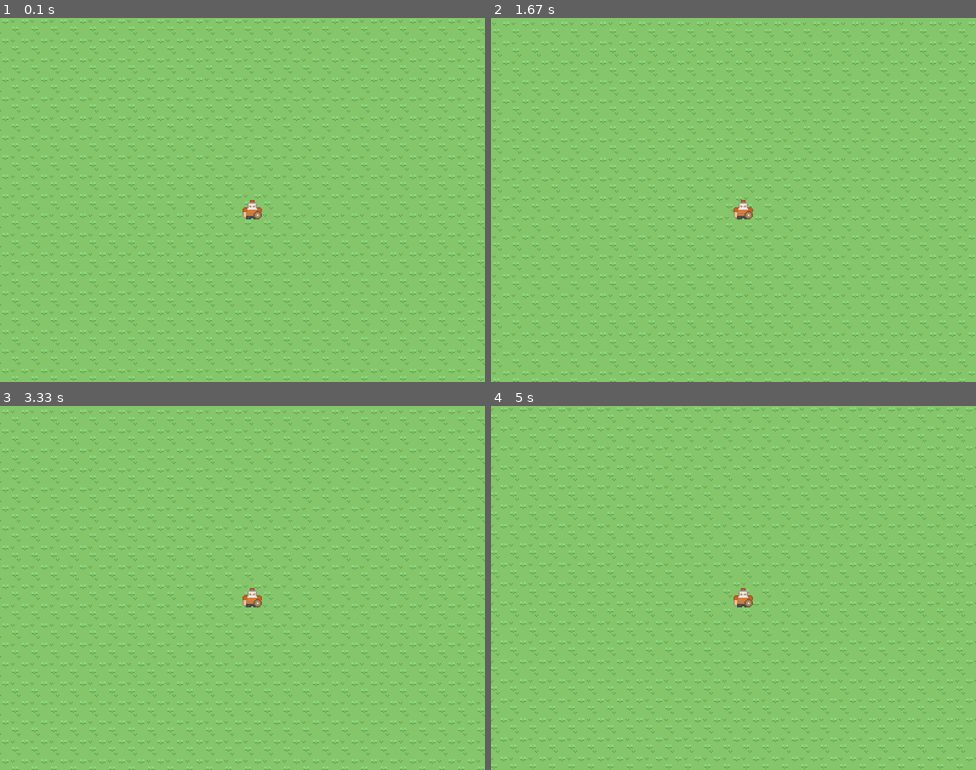
Above: before the commit, frames 1-4 (two rows, left to right).
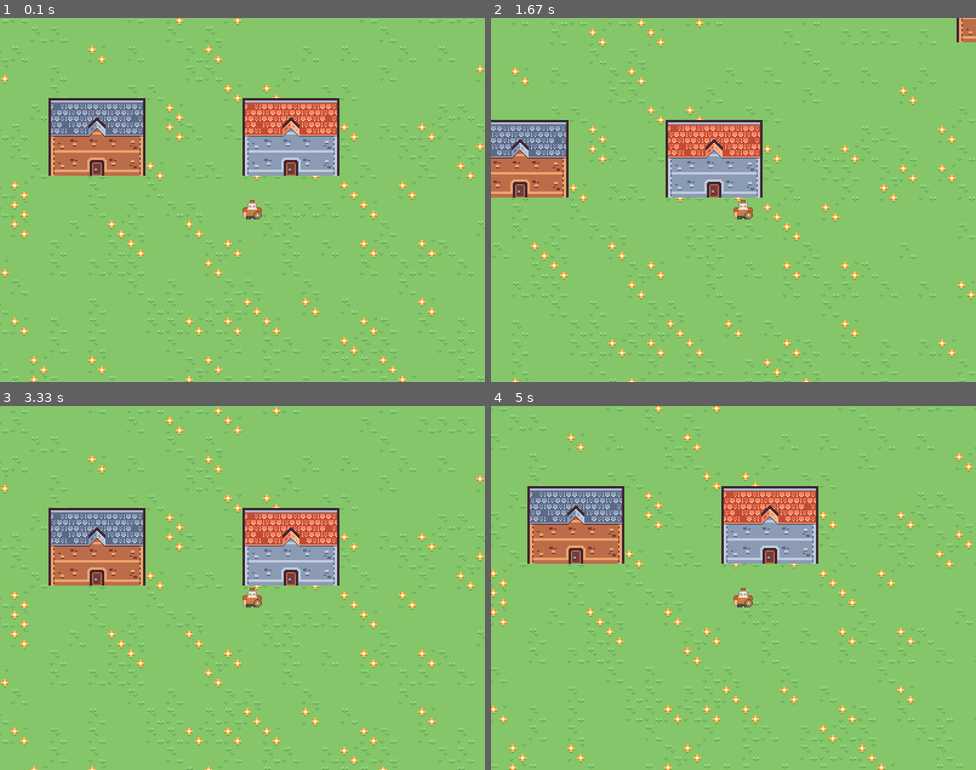
Above: after the commit, the same moments.

Repository: stufflebeem/pygame
Game: pygame game, started from game.py
The game is run twice, just before and just after one commit, with the same random seed, the same clock (stepped at 60 frames per second) and the same inputs.
Inputs:
- Up to frame 1 (0.1 s): no input
- Up to frame 2 (1.67 s): hold Right 0.33-0.8 s; hold Up 0.83-1.13 s; hold Right 1.17-1.63 s
- Up to frame 3 (3.33 s): hold Left 1.67-2.2 s; hold Down 2.23-2.53 s; hold Left 2.57-2.97 s; hold Up from 3 s (still down)
- Up to frame 4 (5 s): release Up at 3.37 s; hold Right 3.4-4.03 s; hold Down 4.07-4.43 s; hold Left 4.47-4.93 s; hold Right from 4.97 s (still down)

The runs differ from the first frame. In frame 1, 14% of the frame differs, in the area x 0-100%, y 0-100%; in frame 2, 14%; in frame 3, 14%; in frame 4, 14%.

Commit message:
5 NOV 2025
Created border of trees, modified the background to include different types of grass, started on castle building and removed dynamic zoom feature.

Diff:
--- a/game.py
+++ b/game.py
@@ -18,20 +18,21 @@
 # creates a surface that can be modified for zoom function
 game_surface = pygame.Surface((WIDTH, HEIGHT)).convert_alpha()
 
-# creates surface for house
-brick_house_surface = pygame.Surface((5*16, 4*16)).convert_alpha()
-
 # creates background
-grass = Tiles(background)
+grass = Tiles()
+fortress = Castle()
 
 
 # creates player robert centered in the map
-robert = Player(items, (grass.map_width*grass.tile_size)/2, (grass.map_height*grass.tile_size)/2, player_speed)
+robert = Player(items, (map_width*tile_size)/2, (map_height*tile_size)/2, player_speed)
 
 # create a variety of houses on the map
-house_group = pygame.sprite.Group()
-
-brick_houses = House(brick_house_surface, stone_house)
+houses_group = pygame.sprite.Group()
+for _ in range (5):
+     houses_group.add(House(brick_house))
+for _ in range (5):
+     houses_group.add(House(stone_house))
+tree = Tree()
 
 while running:
     # poll for events
@@ -53,19 +54,19 @@
     screen.blit(zoomed_surface, zoom_rect)
 
     # functions
-    robert.keys(grass)
+    robert.keys()
 
     # allows the zoom to be changed by using the + and - keys
-    keys = pygame.key.get_pressed()
-    if keys[pygame.K_EQUALS]:
-            zoom_level += zoom_speed
-    if keys[pygame.K_MINUS]:
-           zoom_level -= zoom_speed
+
 
     # drawing
     grass.draw(game_surface, camera_x, camera_y)
+    tree.draw(game_surface, camera_x, camera_y)
+    for house in houses_group:
+        house.draw(game_surface, camera_x, camera_y)
+    fortress.draw(game_surface, camera_x, camera_y)
     robert.draw(game_surface)
-    brick_houses.draw(brick_house_surface, game_surface, camera_x, camera_y)
+
     # flip() the display to put your work on the screen
     pygame.display.flip()
 
--- a/game_data.py
+++ b/game_data.py
@@ -1,7 +1,8 @@
 WIDTH = 800
 HEIGHT = 600
-map_width = 80
+map_width = 120
 map_height = 80
+tile_size = 16
 model = "model_1"
 pants = "pants_1"
 boots = "boots_1"
@@ -13,8 +14,27 @@
 zoom_level = 2
 zoom_speed = 0.05
 player_speed = 1
-background = "town/tiles/grass_green/tile_0001.png"
-
+background = {
+    'grass_1':{'img':"town/tiles/grass_green/tile_0000.png"},
+    'grass_2':{'img':"town/tiles/grass_green/tile_0001.png"},
+    'grass_3':{'img':"town/tiles/grass_green/tile_0002.png"},
+    'grass_4':{'img':"town/tiles/grass_green/tile_0017.png"}
+}
+
+castle = {
+    'gate_top_left':{'img':"town/tiles/castle/tile_0113.png", 'pos_x':(6,7),'pos_y':(8,9)},
+    'gate_top_right':{'img':"town/tiles/castle/tile_0114.png", 'pos_x':(7,8),'pos_y':(8,9)},
+    'gate_bottom_left':{'img':"town/tiles/castle/tile_0123.png", 'pos_x':(6,7),'pos_y':(9,10)},
+    'gate_bottom_right':{'img':"town/tiles/castle/tile_0124.png", 'pos_x':(7,8),'pos_y':(9,10)},
+    'keep_wall':{'img':"town/tiles/castle/tile_0126.png", 'pos_x':(5,9),'pos_y':(6,8)},
+    'keep_wall_lower_left':{'img':"town/tiles/castle/tile_0126.png", 'pos_x':(5,6),'pos_y':(8,10)},
+    'keep_wall_lower_right':{'img':"town/tiles/castle/tile_0126.png", 'pos_x':(8,9),'pos_y':(8,10)},
+    'keep_wall_left':{'img':"town/tiles/castle/tile_0124.png", 'pos_x':(4,5),'pos_y':(6,10)},
+    'keep_wall_right':{'img':"town/tiles/castle/tile_0123.png", 'pos_x':(9,10),'pos_y':(6,10)},
+
+
+
+}
 brick_house = {
     'wall':{'img':"town/tiles/building_brick/tile_0073.png", 'pos_x':(1,4),'pos_y':(2,4)},
     'wall_left':{'img':"town/tiles/building_brick/tile_0072.png",'pos_x':(0,1),'pos_y':(2,4)},
@@ -28,6 +48,15 @@
     'roof_right_corner':{'img':"town/tiles/roof_stone/tile_0050.png",'pos_x':(4,5),'pos_y':(0,1)},
     'roof_arch':{'img':"town/tiles/roof_stone/tile_0063.png",'pos_x':(2,3),'pos_y':(1,2)}
 }
+
+trees = {
+    'tree_center':{'img':"town/tiles/trees_green/tile_0019.png"},
+    'tree_bottom':{'img':"town/tiles/trees_green/tile_0031.png"},
+    'tree_top':{'img':"town/tiles/trees_green/tile_0007.png"},
+    'tree_left':{'img':"town/tiles/trees_green/tile_0020.png"},
+    'tree_right':{'img':"town/tiles/trees_green/tile_0018.png"}
+}
+
 stone_house = {
     'wall':{'img':"town/tiles/building_stone/tile_0077.png", 'pos_x':(1,4),'pos_y':(2,4)},
     'wall_left':{'img':"town/tiles/building_stone/tile_0076.png",'pos_x':(0,1),'pos_y':(2,4)},
--- a/map.py
+++ b/map.py
@@ -1,45 +1,114 @@
 import pygame
 from game_data import *
-from random import randint
+from random import *
 from player import *
 
 # Creates a class called tiles to create maps and backgrounds
 class Tiles():
-    def __init__(self, tile):
-       """initializes the tile, creates variables for the map"""
-       self.image = pygame.image.load(tile).convert_alpha()
-       self.tile_size = 16
-       self.map_width = map_width
-       self.map_height = map_height
+    def __init__(self):
+        """initializes the tile, creates variables for the map"""
+
+        self.grass_1 = pygame.image.load(background['grass_1']['img']).convert_alpha()
+        self.grass_2 = pygame.image.load(background['grass_2']['img']).convert_alpha()
+        self.grass_3 = pygame.image.load(background['grass_3']['img']).convert_alpha()
+
+        self.tile_map = []
+        for y in range(map_height):
+            row = []
+            for x in range(map_width):
+                if randint(1,100) <=10:
+                    row.append(self.grass_3)
+                if randint(1,100) <=30:
+                    row.append(self.grass_2)
+                else:
+                    row.append(self.grass_1)
+            self.tile_map.append(row)
 
     def draw(self,surface, camera_x, camera_y):
         """draws the tiles on a surface the size of the map and shows the area visible on the screen"""
-        for x in range(self.map_width):
-            for y in range(self.map_height):
-                tile_world_x = x * self.tile_size
-                tile_world_y = y * self.tile_size
-                screen_x = tile_world_x - camera_x
-                screen_y = tile_world_y - camera_y
-                surface.blit(self.image, (screen_x,screen_y))
+        for x in range(map_width):
+            for y in range(map_height):
+                tile = self.tile_map[y][x]
+                screen_x = x * tile_size - camera_x
+                screen_y = y * tile_size - camera_y
+                surface.blit(tile, (screen_x,screen_y))
 
 # Creates a class called house
-class House():
-    def __init__(self,surface,type):
+class House(pygame.sprite.Sprite):
+    def __init__(self,type):
+        pygame.sprite.Sprite.__init__(self)
         self.type = type
-        self.tile_size = 16
         self.house_width = 5
         self.house_height = 4
+        self.image = pygame.Surface([self.house_width*16,self.house_height*16]).convert_alpha()
+        self.rect = self.image.get_rect()
 
         for i in self.type:
             for x in range (self.type[i]['pos_x'][0],self.type[i]['pos_x'][1]):
                 for y in range(self.type[i]['pos_y'][0],self.type[i]['pos_y'][1]):
-                    surface_x = x * self.tile_size
-                    surface_y = y * self.tile_size
-                    surface.blit(pygame.image.load(self.type[i]['img']), (surface_x, surface_y))
-        self.map_x = randint(0,map_width)*self.house_width
-        self.map_y = randint(0,map_height)*self.house_width
+                    surface_x = x * tile_size
+                    surface_y = y * tile_size
+                    self.image.blit(pygame.image.load(self.type[i]['img']), (surface_x, surface_y))
+        self.map_x = randrange(int(0+WIDTH/2),int(map_width*16-WIDTH/2-self.house_width*16),self.house_width*16)
+        self.map_y = randrange(int(0+HEIGHT/2),int(map_height*16-HEIGHT/2-self.house_height*16),self.house_height*16*2)
 
-    def draw(self, sprite_surface, screen_surface, camera_x, camera_y):
+    def draw(self, screen_surface, camera_x, camera_y):
         screen_x = self.map_x - camera_x
         screen_y = self.map_y - camera_y
-        screen_surface.blit(sprite_surface, (screen_x, screen_y))
+        screen_surface.blit(self.image, (screen_x, screen_y))
+
+class Tree(pygame.sprite.Sprite):
+    def __init__(self):
+        pygame.sprite.Sprite.__init__(self)
+        self.trees_width = map_width
+        self.trees_height = map_height
+        self.image = pygame.Surface([self.trees_width*tile_size,self.trees_height*tile_size],pygame.SRCALPHA)
+        self.image = self.image.convert_alpha()
+        self.image.fill((0,0,0,0))
+        self.rect = self.image.get_rect()
+
+        for x in range (self.trees_width):
+            for y in range(self.trees_height):
+                surface_x = x * tile_size
+                surface_y = y * tile_size
+                if x < 12 or x > (self.trees_width-12) or y < 9 or y > (self.trees_height-9):
+                    self.image.blit(pygame.image.load(trees['tree_center']['img']),(surface_x, surface_y))
+                if x == 12:
+                    self.image.blit(pygame.image.load(trees['tree_left']['img']),(surface_x, surface_y))
+                if x == self.trees_width-12:
+                    self.image.blit(pygame.image.load(trees['tree_right']['img']),(surface_x, surface_y))
+                if y == 9:
+                    self.image.blit(pygame.image.load(trees['tree_bottom']['img']),(surface_x, surface_y))
+                if y == self.trees_height-9:
+                    self.image.blit(pygame.image.load(trees['tree_top']['img']),(surface_x, surface_y))
+        self.map_x = 0
+        self.map_y = 0
+
+    def draw(self, screen_surface, camera_x, camera_y):
+        screen_x = self.map_x - camera_x
+        screen_y = self.map_y - camera_y
+        screen_surface.blit(self.image, (screen_x, screen_y))
+
+class Castle(pygame.sprite.Sprite):
+    def __init__(self):
+        pygame.sprite.Sprite.__init__(self)
+        self.castle_width = 14
+        self.castle_height = 10
+        self.image = pygame.Surface([self.castle_width*tile_size,self.castle_height*tile_size],pygame.SRCALPHA)
+        self.image = self.image.convert_alpha()
+        self.image.fill((0,0,0,0))
+        self.rect = self.image.get_rect()
+
+        for i in castle:
+            for x in range (castle[i]['pos_x'][0],castle[i]['pos_x'][1]):
+                for y in range(castle[i]['pos_y'][0],castle[i]['pos_y'][1]):
+                    surface_x = x * tile_size
+                    surface_y = y * tile_size
+                    self.image.blit(pygame.image.load(castle[i]['img']), (surface_x, surface_y))
+        self.map_x = randrange(int(0+WIDTH/2),int(map_width*tile_size-WIDTH/2-self.castle_width*tile_size),self.castle_width*tile_size)
+        self.map_y = randrange(int(0+HEIGHT/2),int(map_height*tile_size-HEIGHT/2-self.castle_height*tile_size),self.castle_height*tile_size*2)
+
+    def draw(self, screen_surface, camera_x, camera_y):
+        screen_x = self.map_x - camera_x
+        screen_y = self.map_y - camera_y
+        screen_surface.blit(self.image, (screen_x, screen_y))
--- a/player.py
+++ b/player.py
@@ -43,30 +43,32 @@
            sprite = self.items.load_items(b)
            surface.blit(sprite["sprite"],(WIDTH/2,HEIGHT/2))
 
-    def keys(self, tiles):
+
+    def keys(self):
         """takes keystroke inputs and changes the position of the sprite on the map relative to
         the speed"""
         keys = pygame.key.get_pressed()
+        self.zoom_level = zoom_level
 
-        map_width = tiles.map_width * tiles.tile_size
-        map_height = tiles.map_height * tiles.tile_size
+        self.map_width = map_width * tile_size
+        self.map_height = map_height * tile_size
 
-        if (keys[pygame.K_LEFT] or keys[pygame.K_a]) and self.world_x > 0 + WIDTH/2:
+        if (keys[pygame.K_LEFT] or keys[pygame.K_a]) and self.world_x > 0 + WIDTH/(2*zoom_level)+10:
             self.world_x -= self.speed
-        if (keys[pygame.K_RIGHT] or keys[pygame.K_d]) and self.world_x < map_width - WIDTH/2:
+        if (keys[pygame.K_RIGHT] or keys[pygame.K_d]) and self.world_x < self.map_width - WIDTH/(2*zoom_level)-10:
             self.world_x += self.speed
-        if (keys[pygame.K_DOWN] or keys[pygame.K_s]) and self.world_y < map_height - HEIGHT/2:
+        if (keys[pygame.K_DOWN] or keys[pygame.K_s]) and self.world_y < self.map_height - HEIGHT/(2*zoom_level)-10:
             self.world_y += self.speed
-        if (keys[pygame.K_UP] or keys[pygame.K_w]) and self.world_y > 0 + HEIGHT/2:
+        if (keys[pygame.K_UP] or keys[pygame.K_w]) and self.world_y > 0 + HEIGHT/(2*zoom_level)+10:
             self.world_y -= self.speed
 
-        """changes the speed of the sprite based on LSHIFT and LCRTL inputs"""
-        keys = pygame.key.get_pressed()
+            # changes the speed of the sprite based on LSHIFT and LCRTL inputs
         if keys[pygame.K_LSHIFT]:
             self.speed += 0.1
         if keys[pygame.K_LCTRL]:
             self.speed -= 0.1
         self.speed = abs(self.speed)
+
 
 # creates a class of Items for the Player and others to wear and use
 class Items():
